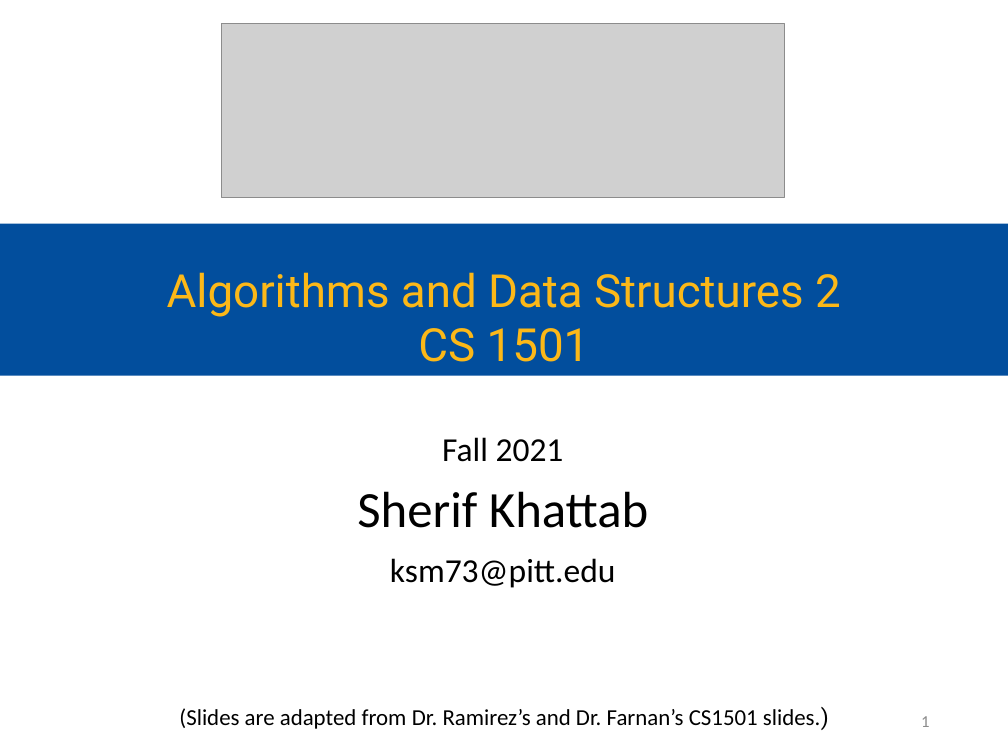
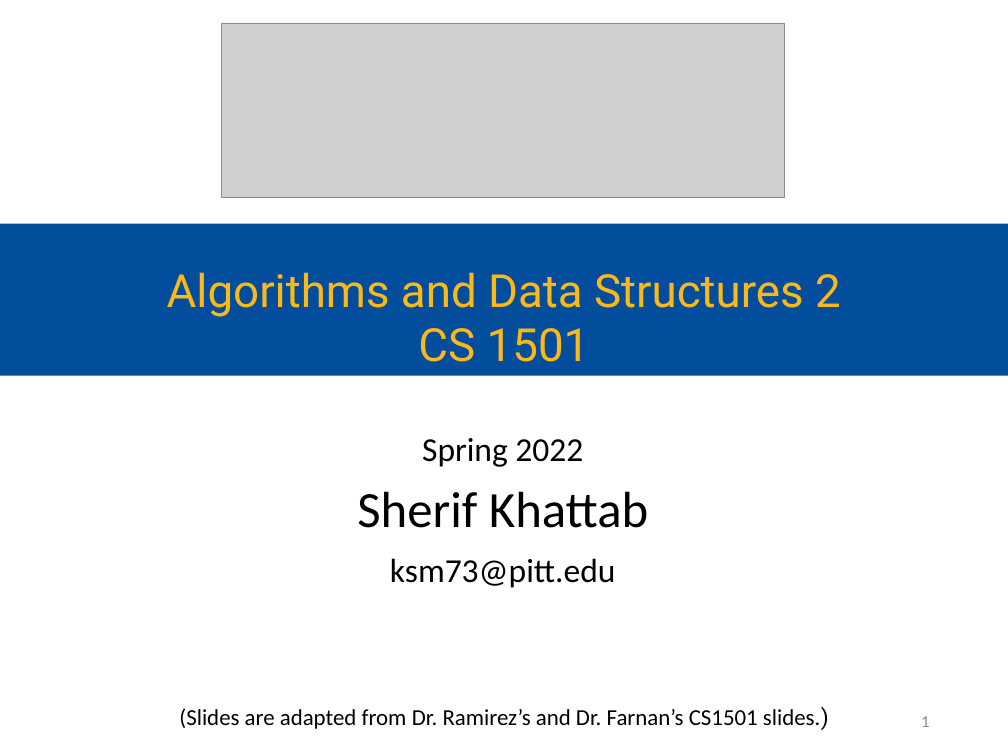
Before and after one commit to cs1501-2224/handouts, a slide deck: slide 1 of DraftSlides/Lecture2.pptx. Drawn at 1008x756 pixels with LibreOffice and Linux fonts; fonts in the diff are those of the drawing; grey boxes stand for pictures. Boxes give left, top, right and bottom in pixels: in the first picture for what was removed or moved away, otherwise in the second. Text is boxed around its words. In the diff, an @@ line names an element or a change of style, - is before the commit and + after.

```diff
--- a/DraftSlides/Lecture2.pptx
+++ b/DraftSlides/Lecture2.pptx
@@ subtitle at <box>422,438,583,467</box>: text changed @@
-Fall 2021
+Spring 2022
```
Also in this commit, not shown: 7 other slides changed, 6 slides added, 13 slides removed, 2 other files.
